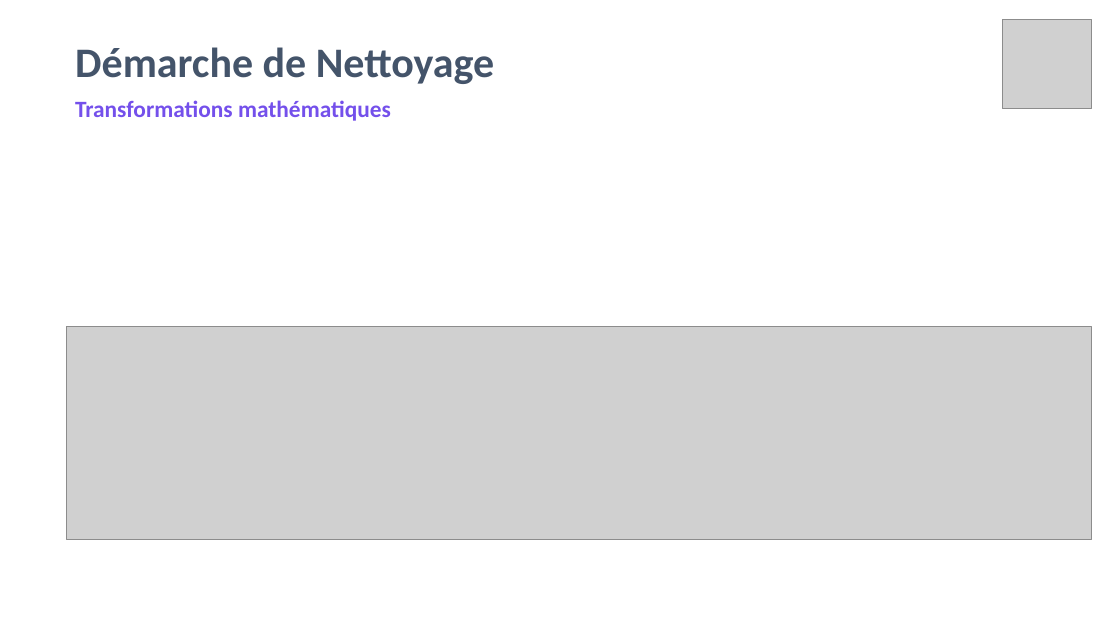
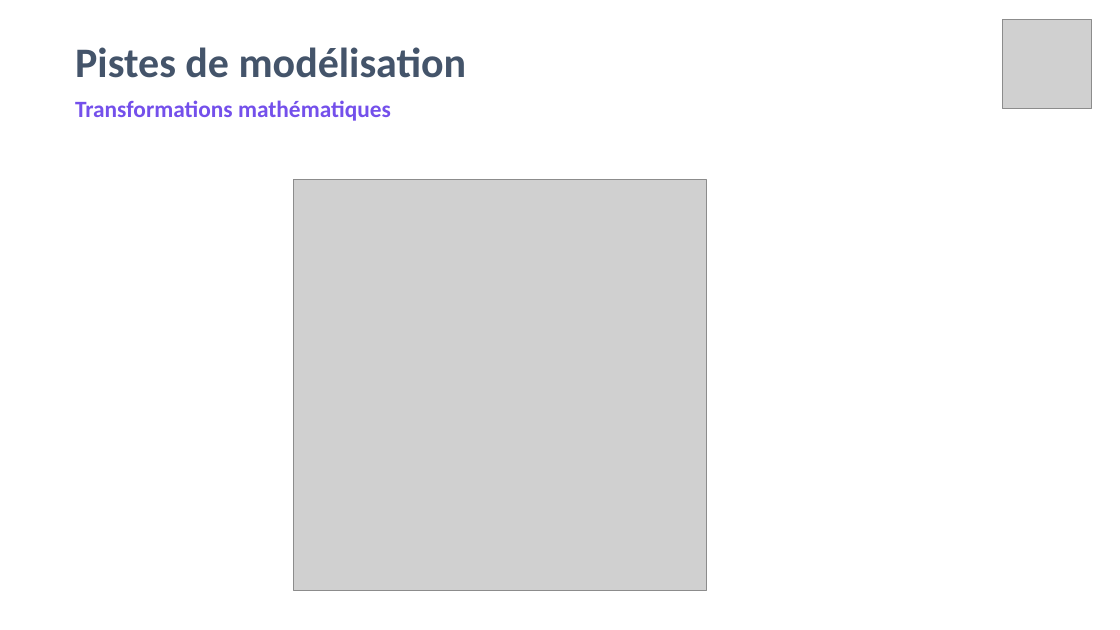
Before and after one commit to amaye15/OpenClassroom--Machine-Learning-Engineer, a slide deck: slide 13 of P4/P4.pptx (slide 12 before the commit). Drawn at 1120x630 pixels with LibreOffice and Linux fonts; fonts in the diff are those of the drawing; grey boxes stand for pictures. Boxes give left, top, right and bottom in pixels: in the first picture for what was removed or moved away, otherwise in the second. Text is boxed around its words. In the diff, an @@ line names an element or a change of style, - is before the commit and + after.

```diff
--- a/P4/P4.pptx
+++ b/P4/P4.pptx
@@ title at (75, 47, 467, 78): text changed @@
-Démarche de Nettoyage
+Pistes de modélisation
@@ picture added at (293, 180, 707, 591) @@
@@ picture removed at (67, 327, 1092, 540) @@
```
Also in this commit, not shown: 6 other slides changed, 3 slides added, 1 slide removed, 5 other files.
